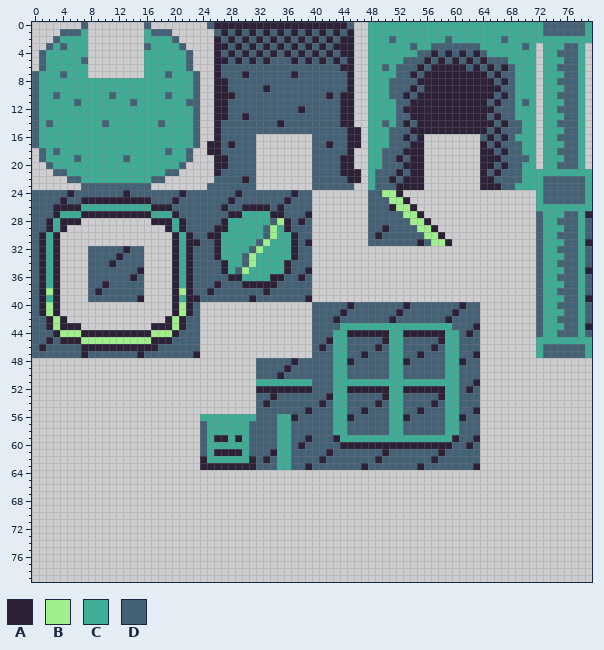
Sprite sheet: assets/images/8x8_Decoration.png. Above, as it was before the edit.
The file is 80x80 pixels. Pixels under 10% opacity are left out. Colours within 5 levels of each other are drawn and written as one.
Palette (. is transparent): A #2c2137  B #a1ef8c  C #3fac95  D #446176
Pixels before (only the part around the change), first column x 0:
39 DACA....DDDDDDDA....ACAADDDDDDDADDDDDDDA....
40 DABA................ABAD................DDDD
41 DABA................ABAD................DDDD
42 DDABA..............ABADD................DDDA
43 DDABAAA..........AAABADD................DDDD
44 DDDABBBAAAAAAAAAABBBADDD................DDDC
45 DDADAAABBBBBBBBBBAAADDDD................DDAC
46 DADDDDDAAAAAAAAAAADDDDDD................DADC
47 DDDDDDDADDDDDDDADDDDDDDA................DDDC
48 ................................DDDDDADDDDDC
49 ................................DDDDADDDDDDC
50 ................................DDDADDDDDDDC
51 ................................CCCCCCCCDDDC
52 ................................AAAAAAAADDDC
53 ................................DDADDDDDDDAC
54 ................................DADDDDDDDADC
55 ................................DDDDDDDADDDC
56 ........................CCCCCCCCDDDCCADDDDDC
57 ........................DCCCCCCDDDDCCDDDDDDC
58 ........................DCCCCCCDDDDCCDDDDDDC
59 ........................DCAACACDDDDCCDDADDDA
60 ........................DCCCCCCDDDDCCDADDDDD
61 ........................DCAAAACDDDACCDDDDDAD
62 ........................ACCCCCCADADCCDDDDADD
63 ........................AAAAAAAADDDCCDDADDDD
64 ............................................
65 ............................................
66 ............................................
67 ............................................
68 ............................................
69 ............................................
70 ............................................
71 ............................................
72 ............................................
73 ............................................
74 ............................................
75 ............................................
76 ............................................
77 ............................................
78 ............................................
79 ............................................
After the commit:
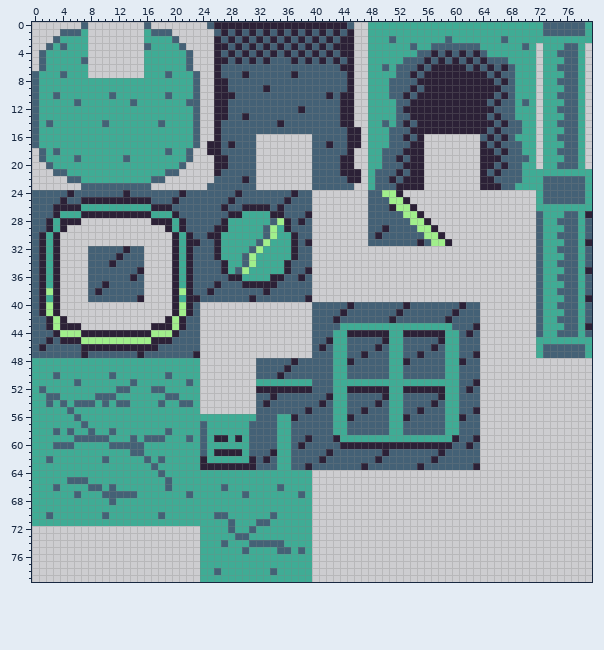
The edit:
There is now colour C in rows 48 to 49 at x 0 to 23; in row 50 at x 0 to 2, 4 to 10, 12 to 18 and 20 to 23; in row 51 at x 0 to 5, 7 to 13, 15 to 21 and 23; in row 52 at x 0, 2 to 11, 14 to 16 and 19 to 23; in row 53 at x 0 to 1, 4 to 8, 12 to 18 and 21 to 23; in row 54 at x 0 to 1, 3, 5, 9, 11, 14 to 17, 19 to 20 and 23.
There is now colour C in row 55 at x 0 to 4 and 6 to 23; in row 56 at x 0 to 5 and 7 to 23; in row 57 at x 0 to 6 and 8 to 23; in row 58 at x 0 to 2, 4, 6 to 7, 9 to 10, 12 to 18 and 20 to 23; in row 59 at x 0 to 5, 11 to 13, 15, 19 to 21 and 23; in row 60 at x 0 to 2, 6 to 10 and 16 to 23.
There is now colour C in row 61 at x 0 to 13 and 16 to 23; in row 62 at x 0 to 1, 3 to 9, 11 to 15, 17 and 19 to 23; in row 63 at x 0 to 16 and 18 to 23; in row 64 at x 0 to 17 and 19 to 39; in row 65 at x 0 to 4, 8 to 18 and 20 to 39; in row 66 at x 0 to 2, 4 to 7, 10, 12 to 18, 20 to 26, 28 to 34 and 36 to 39.
There is now colour C in row 67 at x 0 to 5, 7 to 9, 15 to 21, 23 to 29, 31 to 37 and 39; in row 68 at x 0 to 10 and 12 to 39; in row 69 at x 0 to 39; in row 70 at x 0 to 1, 3 to 9, 11 to 17, 19 to 25, 28 to 33 and 35 to 39; in row 71 at x 0 to 27, 29 to 31 and 34 to 39; in row 72 at x 24 to 27, 29 to 30 and 32 to 39.
There is now colour C in row 73 at x 24 to 28 and 31 to 39; in row 74 at x 24 to 26, 28 to 30 and 36 to 39; in row 75 at x 24 to 29, 31 to 34, 37 and 39; in rows 76 to 77 at x 24 to 39; in row 78 at x 24 to 25, 27 to 33 and 35 to 39; in row 79 at x 24 to 39.
There is now colour D in row 50 at x 3, 11 and 19; in row 51 at x 6, 14 and 22; in row 52 at x 1, 12 to 13 and 17 to 18; in row 53 at x 2 to 3, 9 to 11 and 19 to 20; in row 54 at x 2, 4, 6 to 8, 10, 12 to 13, 18 and 21 to 22; in row 55 at x 5.
There is now colour D in row 56 at x 6; in row 57 at x 7; in row 58 at x 3, 5, 8, 11 and 19; in row 59 at x 6 to 10, 14, 16 to 18 and 22; in row 60 at x 3 to 5 and 11 to 15; in row 61 at x 14 to 15.
There is now colour D in row 62 at x 2, 10, 16 and 18; in row 63 at x 17; in row 64 at x 18; in row 65 at x 5 to 7 and 19; in row 66 at x 3, 8 to 9, 11, 19, 27 and 35; in row 67 at x 6, 10 to 14, 22, 30 and 38.
There is now colour D in row 68 at x 11; in row 70 at x 2, 10, 18, 26 to 27 and 34; in row 71 at x 28 and 32 to 33; in row 72 at x 28 and 31; in row 73 at x 29 to 30; in row 74 at x 27 and 31 to 35.
There is now colour D in row 75 at x 30, 35 to 36 and 38; in row 78 at x 26 and 34.
Changed places in both pictures, as pixel boxes (x1, y1, x2, y2):
added: (32, 358, 312, 582)
